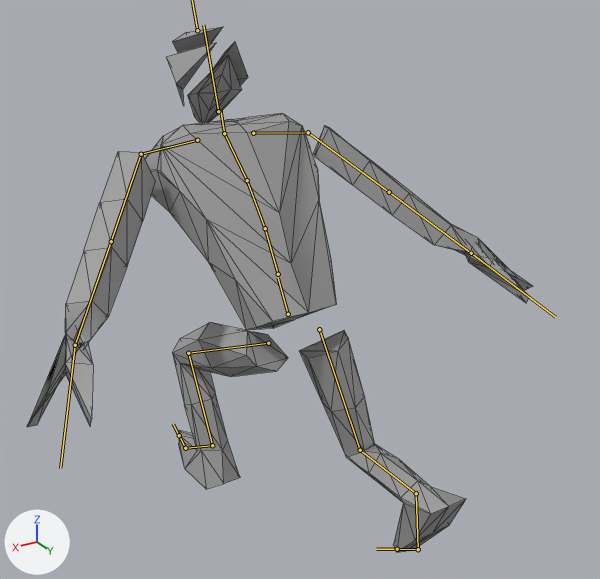
The glTF model glb_imports/8164_meshes.glb as it was, and as the next commit left it.
One viewpoint serves both versions: a 50 mm camera at (14.0, 25.6, 21.1) aimed at (-0.6, 1.3, 8.9). The lights are fixed; the arrows at lower left show +X, +Y and +Z. Both versions are drawn at frame 64 of the action 'DualBladeDash'; the numbers are the values there. The bones that bend it are drawn over the model as lines. Mesh edges are drawn as thin lines.

The first picture shows 'Body.001'.
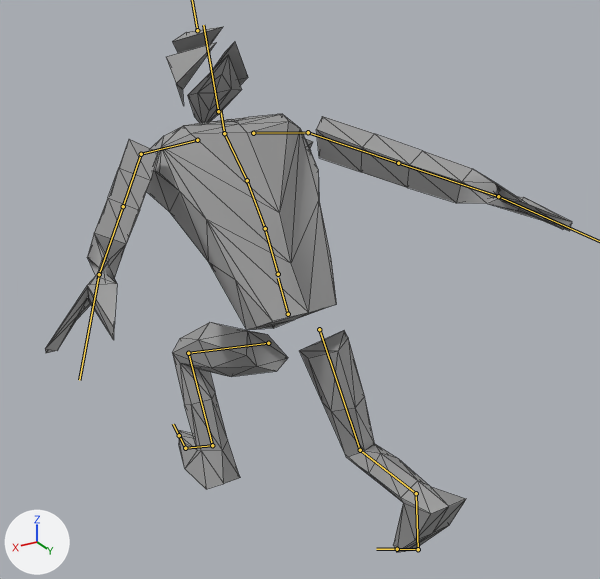
What differs and where, as boxes (x1, y1, x2, y2) in the pictures (600 x 579 px):
'Body.001', posed: before (27, 26, 533, 553); after (45, 26, 572, 553)
bone 'mixamorig:LeftArm', root to tip: before (141, 154) to (111, 241); after (141, 154) to (123, 206)
bone 'mixamorig:LeftHand', root to tip: before (75, 345) to (60, 468); after (99, 274) to (79, 380)
bone 'mixamorig:RightArm', root to tip: before (308, 132) to (389, 192); after (308, 132) to (398, 163)

The change in detail:
Bone 'mixamorig:LeftArm' (bone_mixamorig_leftarm) turns from (56, -7, -8) to (53, -15, -54) degrees about its own x, y and z.
Bone 'mixamorig:LeftHand' (bone_mixamorig_lefthand) turns from (-11, 143, -15) to (-8, -167, 0) degrees about its own x, y and z.
Bone 'mixamorig:RightArm' (bone_mixamorig_rightarm) turns from (57, 6, 6) to (52, 10, 49) degrees about its own x, y and z.
Bone 'mixamorig:RightHand' (bone_mixamorig_righthand) turns from (-9, -139, 14) to (-5, 175, -2) degrees about its own x, y and z.
